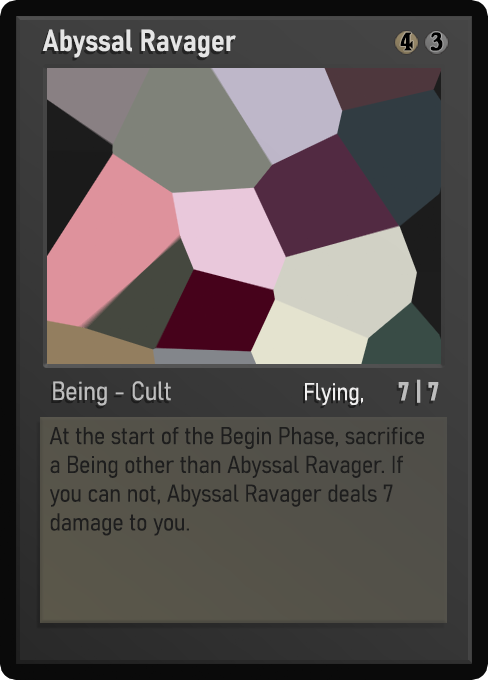
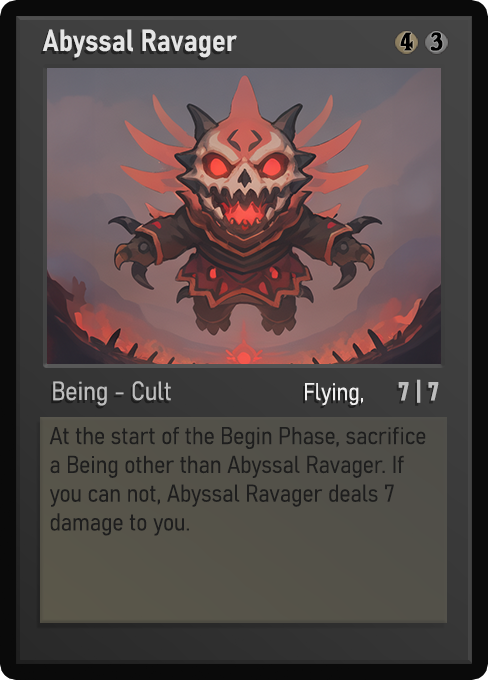
Before/after of a 488 x 680 layered artwork. What changed in the layer stack:
painted on "Name" over bbox(68, 29, 237, 58)
painted on "Class" over bbox(53, 381, 142, 405)
painted on "Ability" over bbox(323, 387, 359, 406)
painted on "Desc_norm" over bbox(50, 427, 426, 536)
painted on "Artwork" over bbox(47, 68, 441, 364)
